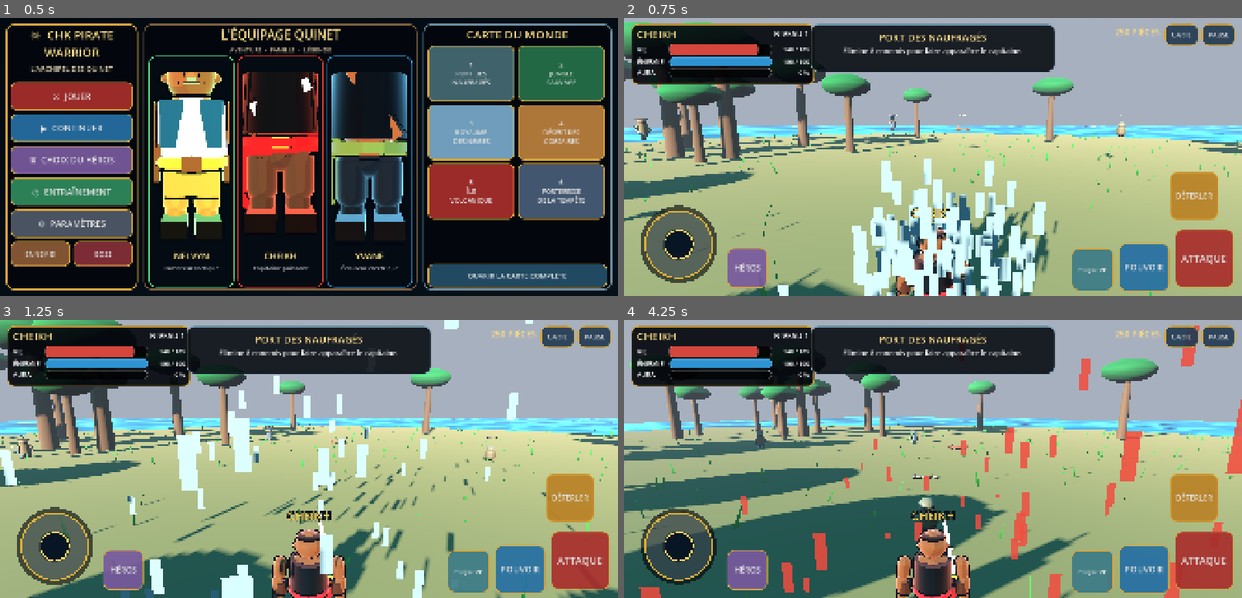
Above: before the commit, frames 1-4 (two rows, left to right).
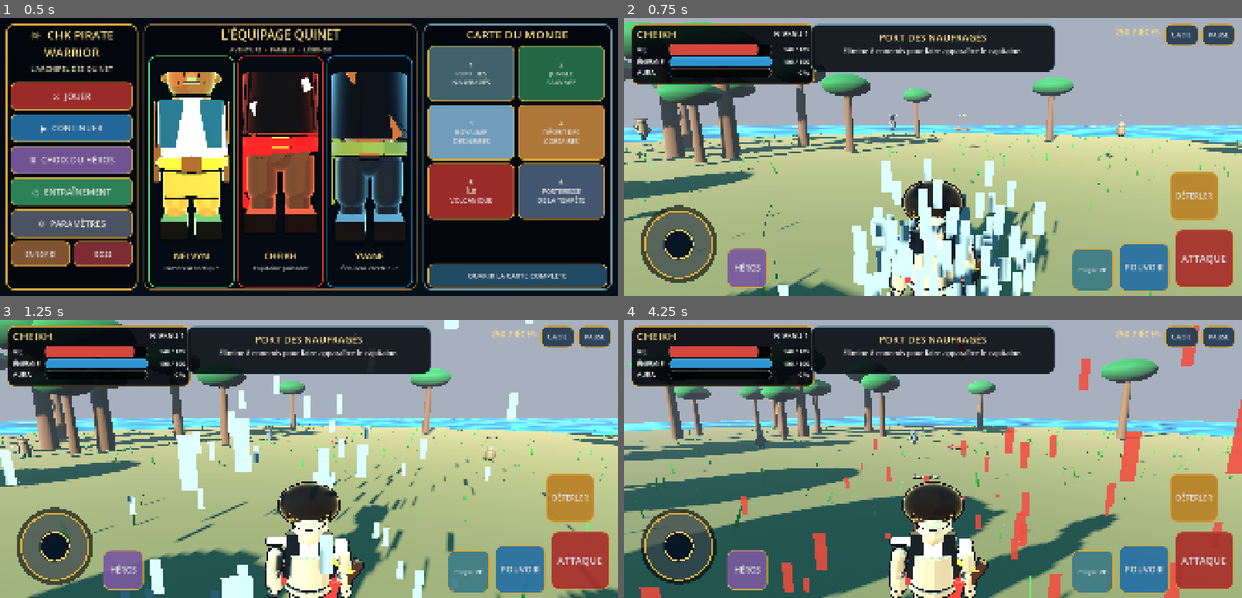
Above: after the commit, the same moments.

Repository: Chasmet/Chk-pirate-warrior-
Game: Godot game, scene res://scenes/main.tscn
Two runs of this game, one before a commit and one after it. Both use one fixed random seed, a clock stepped at 60 frames per second and the inputs below.
Inputs (mouse positions are in pixels of both pictures, inside the frame that each line leads up to):
- Up to frame 1 (0.5 s): no input
- Up to frame 2 (0.75 s): click "⚔ JOUER" at 0.5 s
- Up to frame 3 (1.25 s): no input
- Up to frame 4 (4.25 s): drag from (988, 495) to (994, 397) at 1.27 s; drag from (679, 545) to (902, 514) at 2.02 s; move the mouse to (994, 397) at 2.77 s; hold D (move_right) 2.78-3.5 s; tap Shift (dodge) at 2.85 s; drag from (902, 514) to (747, 417) at 3.52 s

Frame 1 is identical in both runs. In frame 2, 2.2% of the frame differs, in the area x 42-64%, y 58-100%; in frame 3, 5.1%; in frame 4, 5.7%, in the area x 42-80%, y 58-100%.

Commit message:
feat(v2): activer les modèles de référence des trois héros

Diff:
--- a/godot/scripts/game_world.gd
+++ b/godot/scripts/game_world.gd
@@ -19,6 +19,7 @@
 var save_data: Dictionary = {}
 var player: PlayerController
 var hero_animator: QuinetHeroAnimator
+var character_enhancer: QuinetReferenceCharacterEnhancer
 var visuals: WorldVisuals
 var current_zone := 0
 var zone_kills := 0
@@ -72,6 +73,10 @@
 	hero_animator.name = "AnimationHéros"
 	player.add_child(hero_animator)
 	hero_animator.bind(player)
+	character_enhancer = QuinetReferenceCharacterEnhancer.new()
+	character_enhancer.name = "ModélisationRéférence"
+	player.add_child(character_enhancer)
+	character_enhancer.bind(player)
 	player.enemy_defeated.connect(_on_enemy_defeated)
 	player.player_defeated.connect(_on_player_defeated)
 	player_ready.emit(player)
